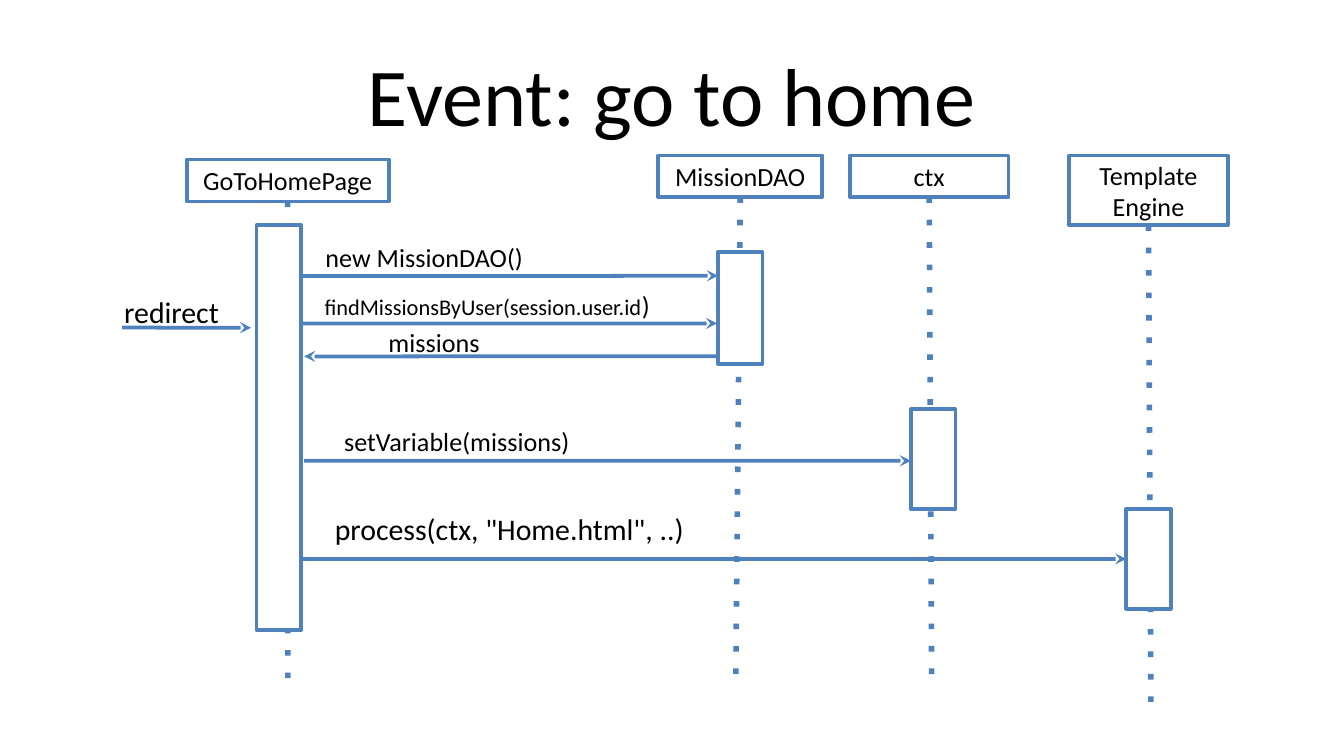
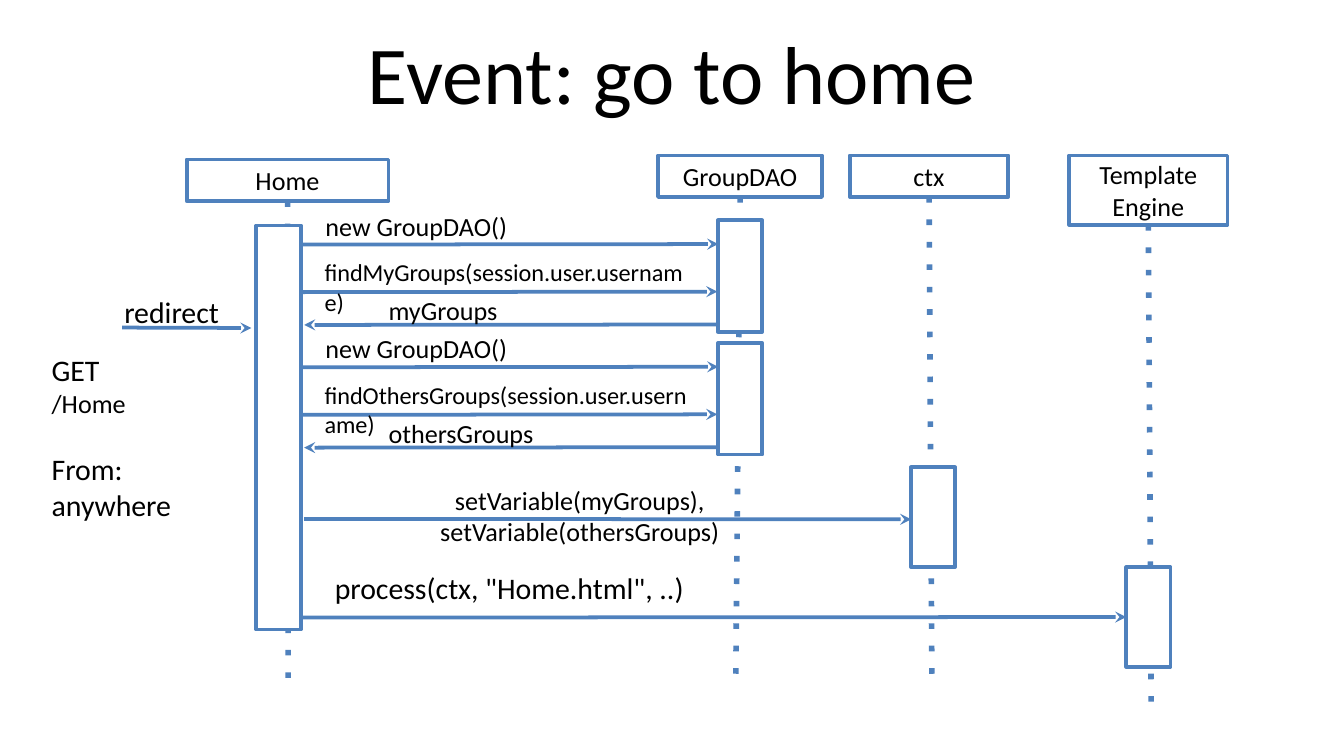
Before and after one commit to lucanotluka/Tecnologie-Informatiche-per-il-Web_-_HTML-Only, a slide deck: slide 15 of TIW-GruppiHTMLOnly.pptx (slide 14 before the commit). Drawn at 1344x756 pixels with LibreOffice and Linux fonts; fonts in the diff are those of the drawing. Boxes give left, top, right and bottom in pixels: in the first picture for what was removed or moved away, otherwise in the second. Text is boxed around its words. In the diff, an @@ line names an element or a change of style, - is before the commit and + after.

```diff
--- a/TIW-GruppiHTMLOnly.pptx
+++ b/TIW-GruppiHTMLOnly.pptx
@@ title "Event: go to home": place and size @@
-title "Event: go to home" at [368,69,975,140]
+title "Event: go to home" at [368,47,975,118]
@@ text in rectangle at [255,173,319,190]: text changed @@
-GoToHomePage
+Home
@@ text in rectangle at [683,169,797,191]: text changed @@
-MissionDAO
+GroupDAO
@@ text at [325,217,507,241]: text changed @@
-new MissionDAO()
+new GroupDAO()
@@ rectangle: place and size @@
-rectangle at [718,253,762,364]
+rectangle at [718,220,762,332]
@@ arrow added from (302, 245) to (718, 245), #4F81BD 2 pt @@
@@ text at [325,263,683,285]: text changed; size 12 to 13 pt @@
-findMissionsByUser(session.user.id)
+findMyGroups(session.user.username)
@@ arrow moved from (302, 276) - (718, 276) to (302, 292) - (718, 292) @@
@@ arrow moved from (302, 324) - (718, 324) to (719, 324) - (304, 325) @@
@@ text added at [389,303,498,327], 14 pt, text #000000 @@
+myGroups
@@ text added at [325,339,507,363], 14 pt, text #000000 @@
+new GroupDAO()
@@ text removed at [388,334,479,358] @@
-missions
@@ rectangle added at [718,343,762,454], fill #FFFFFF, outline #4F81BD 2 pt @@
@@ text added at [52,361,171,521], 16 pt, text #000000 @@
+GET
+/Home
+From:
+anywhere
@@ arrow moved from (718, 356) - (304, 356) to (302, 367) - (718, 367) @@
@@ text added at [325,386,687,408], 13 pt, text #000000 @@
+findOthersGroups(session.user.username)
@@ arrow added from (302, 415) to (718, 414), #4F81BD 2 pt @@
@@ arrow added from (719, 448) to (304, 448), #4F81BD 2 pt @@
@@ text removed at [344,432,569,455] @@
-setVariable(missions)
@@ text added at [389,425,534,449], 14 pt, text #000000 @@
+othersGroups
@@ 2 arrows, 2 rectangles, 1 text: place and size @@
-2 arrows, 2 rectangles, 1 text at [300,409,1171,609]
+2 arrows, 2 rectangles, 1 text at [300,468,1171,667]
@@ text added at [440,491,719,546], 14 pt, text #000000 @@
+setVariable(myGroups), setVariable(othersGroups)
```
Also in this commit, not shown: 5 other slides changed, 12 slides added, 11 slides removed.
